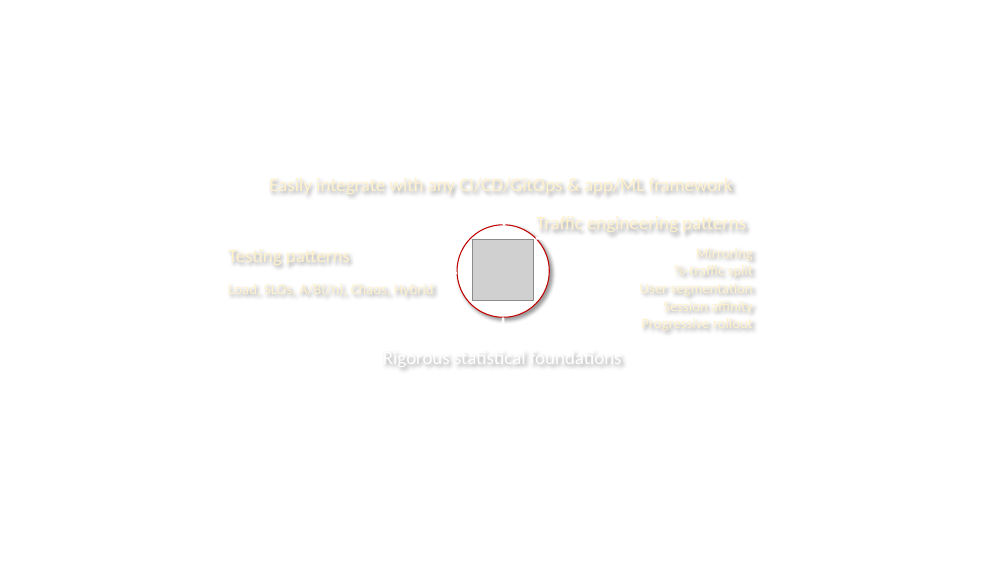
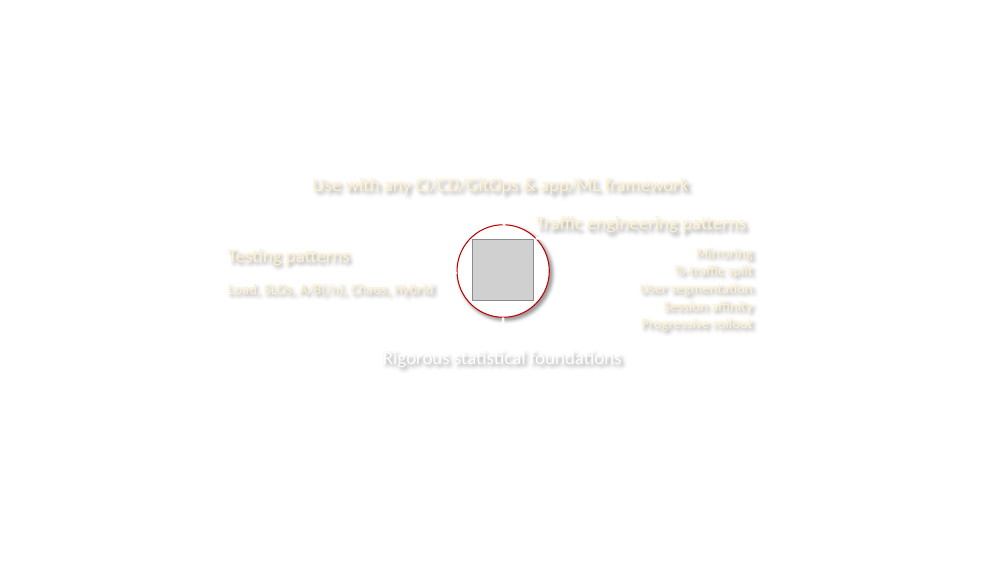
Before and after one commit to iter8-tools/iter8, a slide deck: slide 7 of mkdocs/docs/images/src/illustration.pptx. Drawn at 1008x567 pixels with LibreOffice and Linux fonts; fonts in the diff are those of the drawing; grey boxes stand for pictures. Boxes give left, top, right and bottom in pixels: in the first picture for what was removed or moved away, otherwise in the second. Text is boxed around its words. In the diff, an @@ line names an element or a change of style, - is before the commit and + after.

```diff
--- a/mkdocs/docs/images/src/illustration.pptx
+++ b/mkdocs/docs/images/src/illustration.pptx
@@ text at (312, 173, 689, 196): text changed @@
-Easily integrate with any CI/CD/GitOps & app/ML framework
+Use with any CI/CD/GitOps & app/ML framework
```
Also in this commit, not shown: 1 other slide changed, 6 other files.
